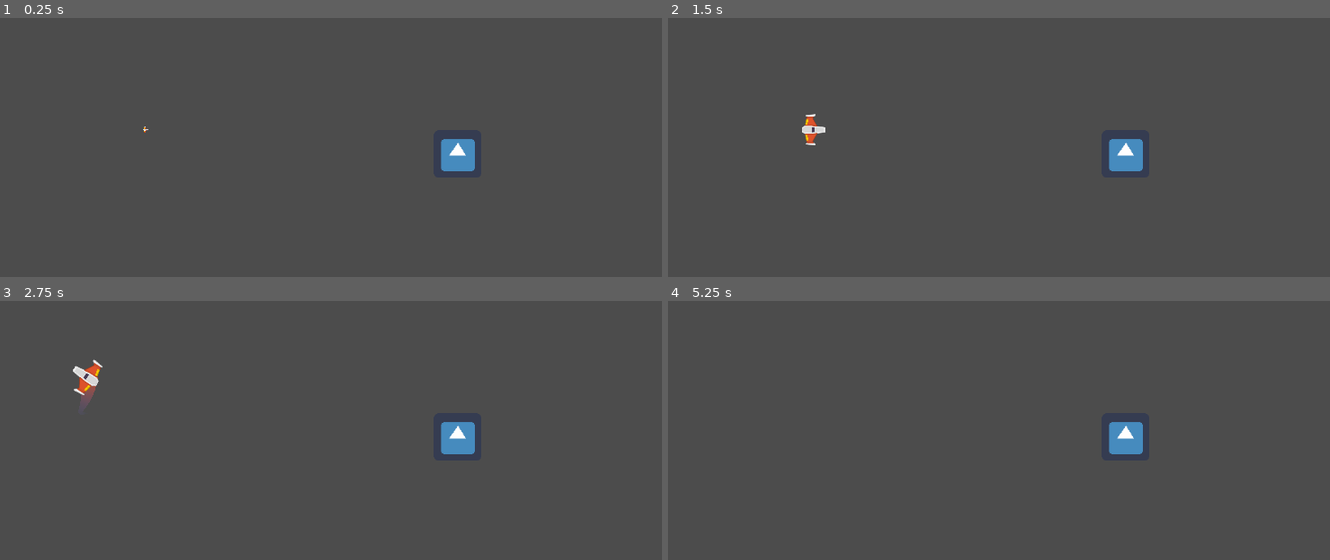
Above: before the commit, frames 1-4 (two rows, left to right).
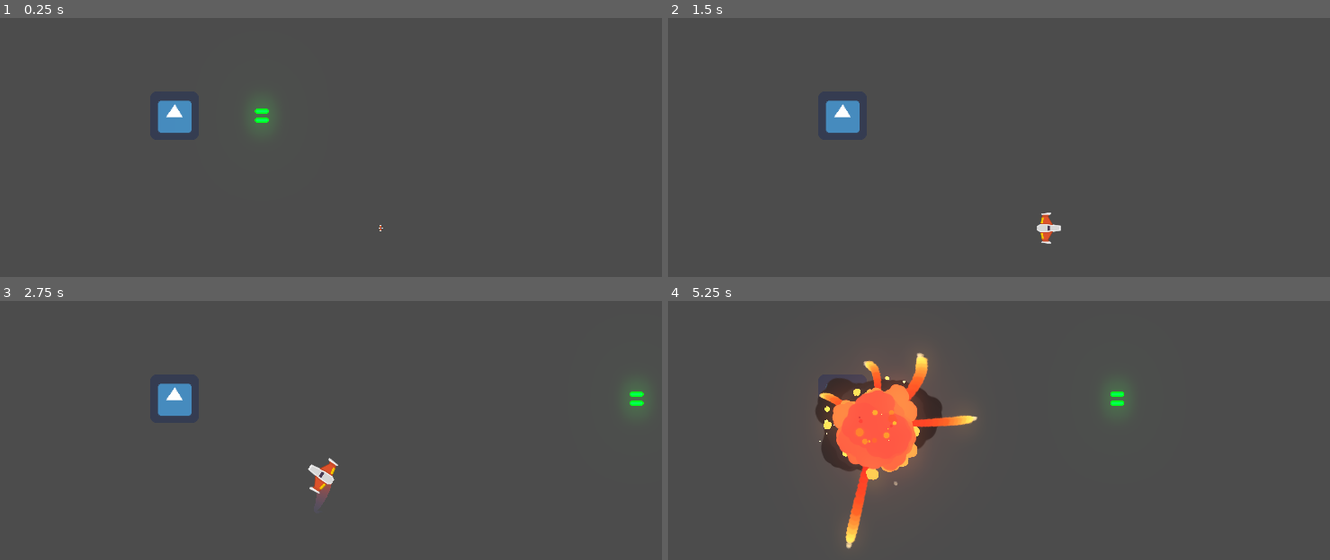
Above: after the commit, the same moments.

Repository: nicow222/MeteoritosGodot
Game: Godot game, scene res://Juego/Niveles/NivelTest.tscn
Two runs of this game, one before a commit and one after it. Both use one fixed random seed, a clock stepped at 60 frames per second and the inputs below. The engine's default icon, where the game draws it, is replaced by a stand-in: a white triangle on a blue panel in a dark square.
Inputs (mouse positions are in pixels of both pictures, inside the frame that each line leads up to):
- Up to frame 1 (0.25 s): no input
- Up to frame 2 (1.5 s): move the mouse to (1184, 142) at 0.52 s; hold W (mover_adelante) 0.53-1.28 s; hold Space (disparo_principal) 0.53-1.28 s; move the mouse to (886, 181) at 1.27 s; hold S (mover_atras) from 1.28 s (still down); right-click (886, 181) at 1.35 s
- Up to frame 3 (2.75 s): move the mouse to (430, 355) at 2.02 s; release S (mover_atras) at 2.03 s; hold W (mover_adelante) from 2.03 s (still down); hold A (rotar_antihorario) from 2.03 s (still down)
- Up to frame 4 (5.25 s): move the mouse to (992, 526) at 2.77 s; release A (rotar_antihorario) at 2.78 s; tap D (rotar_horario) at 2.85 s; move the mouse to (1243, 505) at 3.52 s; release W (mover_adelante) at 3.53 s; hold Space (disparo_principal) 3.53-4.28 s; hold S (mover_atras) from 3.53 s (still down); move the mouse to (813, 383) at 4.27 s; right-click (813, 383) at 4.35 s; move the mouse to (1065, 446) at 5.02 s; hold A (rotar_antihorario) from 5.03 s (still down)

The runs differ from the first frame. In frame 1, 1.5% of the frame differs, in the area x 21-72%, y 31-83%; in frame 2, 1.7%; in frame 3, 2.3%; in frame 4, 8.1%, in the area x 22-72%, y 19-96%.

Commit message:
recibir disparo

Diff:
--- a/Juego/Naves/Enemigos/EnemigoDummy.gd
+++ b/Juego/Naves/Enemigos/EnemigoDummy.gd
@@ -1,6 +1,9 @@
 extends Node2D
 
 var hitpoints:float = 10.0
+
+func _process(delta:float) -> void:
+	$Canion.set_esta_disparando(true)
 
 func _on_Area2D_body_entered(body: Node) -> void:
 	if body is Player:
--- a/Juego/Naves/Enemigos/EnemigoDummy.tscn
+++ b/Juego/Naves/Enemigos/EnemigoDummy.tscn
@@ -1,8 +1,10 @@
-[gd_scene load_steps=5 format=2]
+[gd_scene load_steps=7 format=2]
 
 [ext_resource path="res://icon.png" type="Texture" id=1]
 [ext_resource path="res://Juego/Naves/Enemigos/EnemigoDummy.gd" type="Script" id=2]
 [ext_resource path="res://Juego/Naves/Enemigos/AreaColision.gd" type="Script" id=3]
+[ext_resource path="res://Juego/Proyectiles/ProyectilEnemigo.tscn" type="PackedScene" id=4]
+[ext_resource path="res://Juego/Proyectiles/Canion.tscn" type="PackedScene" id=5]
 
 [sub_resource type="RectangleShape2D" id=1]
 extents = Vector2( 32.0362, 31.9527 )
@@ -22,4 +24,12 @@
 [node name="Sprite" type="Sprite" parent="."]
 texture = ExtResource( 1 )
 
+[node name="Canion" parent="." instance=ExtResource( 5 )]
+proyectil = ExtResource( 4 )
+cadencia_disparo = 1.5
+velocidad_proyectil = 1000
+danio_proyectil = 3
+
 [connection signal="body_entered" from="Area2D" to="." method="_on_Area2D_body_entered"]
+
+[editable path="Canion"]
--- a/Juego/Naves/Player/Player.gd
+++ b/Juego/Naves/Player/Player.gd
@@ -9,6 +9,7 @@
 export var potencia_motor:int = 20
 export var potencia_rotacion:int = 280
 export var estela_maxima:int  = 150
+export var hitpoints:float = 15.0
 
 #Atributos
 var empuje:Vector2  = Vector2.ZERO
@@ -21,6 +22,7 @@
 onready var estela:Estela = $EstelaPuntoInicio/Estela
 onready var motor_sfx:Motor = $MotorSFX
 onready var colisionador:CollisionShape2D = $CollisionShape2D
+onready var imacto_sfx:AudioStreamPlayer = $ImpactoSFX
 
 func _ready() -> void:
 	controlador_estados(estado_actual)
@@ -109,6 +111,12 @@
 		return false
 	return true
 
+func recibir_danio(danio:float) -> void:
+	hitpoints -= danio
+	if hitpoints <= 0.0:
+		destruir()
+	imacto_sfx.play()
+
 ## Señales internas
 
 func _on_AnimationPlayer_animation_finished(anim_name: String) -> void:
--- a/Juego/Naves/Player/Player.tscn
+++ b/Juego/Naves/Player/Player.tscn
@@ -8,6 +8,7 @@
 [ext_resource path="res://Juego/Naves/Player/Estela/Estela.tscn" type="PackedScene" id=6]
 [ext_resource path="res://Juego/Naves/Player/Motor/motor.ogg" type="AudioStream" id=7]
 [ext_resource path="res://Juego/Naves/Player/Motor/Motor.gd" type="Script" id=8]
+[ext_resource path="res://Juego/Naves/Player/impacto_sound.ogg" type="AudioStream" id=9]
 
 [sub_resource type="CircleShape2D" id=1]
 radius = 37.054
@@ -107,6 +108,12 @@
 max_points = 150
 target_path = NodePath("..")
 
+[node name="AnimationPlayer" type="AnimationPlayer" parent="."]
+autoplay = "spawn"
+anims/RESET = SubResource( 2 )
+anims/default = SubResource( 3 )
+anims/spawn = SubResource( 4 )
+
 [node name="MotorSFX" type="AudioStreamPlayer2D" parent="."]
 stream = ExtResource( 7 )
 volume_db = -8.099
@@ -115,11 +122,9 @@
 
 [node name="Tween" type="Tween" parent="MotorSFX"]
 
-[node name="AnimationPlayer" type="AnimationPlayer" parent="."]
-autoplay = "spawn"
-anims/RESET = SubResource( 2 )
-anims/default = SubResource( 3 )
-anims/spawn = SubResource( 4 )
+[node name="ImpactoSFX" type="AudioStreamPlayer" parent="."]
+stream = ExtResource( 9 )
+bus = "SFX"
 
 [connection signal="animation_finished" from="AnimationPlayer" to="." method="_on_AnimationPlayer_animation_finished"]
 
--- a/Juego/Niveles/NivelTest.tscn
+++ b/Juego/Niveles/NivelTest.tscn
@@ -11,12 +11,12 @@
 explosion = ExtResource( 4 )
 
 [node name="Player" parent="." instance=ExtResource( 1 )]
-position = Vector2( 388.584, 452.983 )
+position = Vector2( 1016.77, 716.442 )
 gravity_scale = 0.0
 can_sleep = false
 
 [node name="EnemigoDummy" parent="." instance=ExtResource( 5 )]
-position = Vector2( 1220.98, 517.991 )
+position = Vector2( 465.452, 415.267 )
 scale = Vector2( 2, 2 )
 
 [node name="WorldEnvironment" type="WorldEnvironment" parent="."]
--- a/Juego/Proyectiles/Proyectil.gd
+++ b/Juego/Proyectiles/Proyectil.gd
@@ -26,9 +26,10 @@
 	queue_free()
 
 
-func _on_Proyectil_area_entered(area: Area2D) -> void:
+
+func _on_area_entered(area: Area2D) -> void:
 	daniar(area)
 
 
-func _on_RigidBody2D_body_entered(body: Node) -> void:
+func _on_body_entered(body):
 	daniar(body)
--- a/Juego/Proyectiles/Proyectil.tscn
+++ b/Juego/Proyectiles/Proyectil.tscn
@@ -23,6 +23,6 @@
 
 [node name="RigidBody2D" type="RigidBody2D" parent="."]
 
-[connection signal="area_entered" from="." to="." method="_on_Proyectil_area_entered"]
+[connection signal="area_entered" from="." to="." method="_on_area_entered"]
+[connection signal="body_entered" from="." to="." method="_on_body_entered"]
 [connection signal="screen_exited" from="VisibilityNotifier2D" to="." method="_on_VisibilityNotifier2D_screen_exited"]
-[connection signal="body_entered" from="RigidBody2D" to="." method="_on_RigidBody2D_body_entered"]
--- a/Juego/Proyectiles/ProyectilEnemigo.tscn
+++ b/Juego/Proyectiles/ProyectilEnemigo.tscn
@@ -19,6 +19,3 @@
 
 [node name="CollisionShape2D" parent="." index="1"]
 shape = SubResource( 1 )
-
-[node name="VisibilityNotifier2D" parent="." index="2"]
-visible = false
--- a/Juego/Proyectiles/ProyectilPlayer.tscn
+++ b/Juego/Proyectiles/ProyectilPlayer.tscn
@@ -13,6 +13,3 @@
 
 [node name="CollisionShape2D" parent="." index="1"]
 shape = SubResource( 1 )
-
-[connection signal="area_entered" from="." to="." method="_on_ProyectilPlayer_area_entered"]
-[connection signal="body_entered" from="." to="." method="_on_ProyectilPlayer_body_entered"]
Not shown: 1 places in Juego/Naves/Player/Player.tscn that only renumber resources
Not shown, added: Juego/Naves/Player/impacto_sound.ogg.import
Not shown, added: Juego/Naves/Player/impacto_sound.ogg
